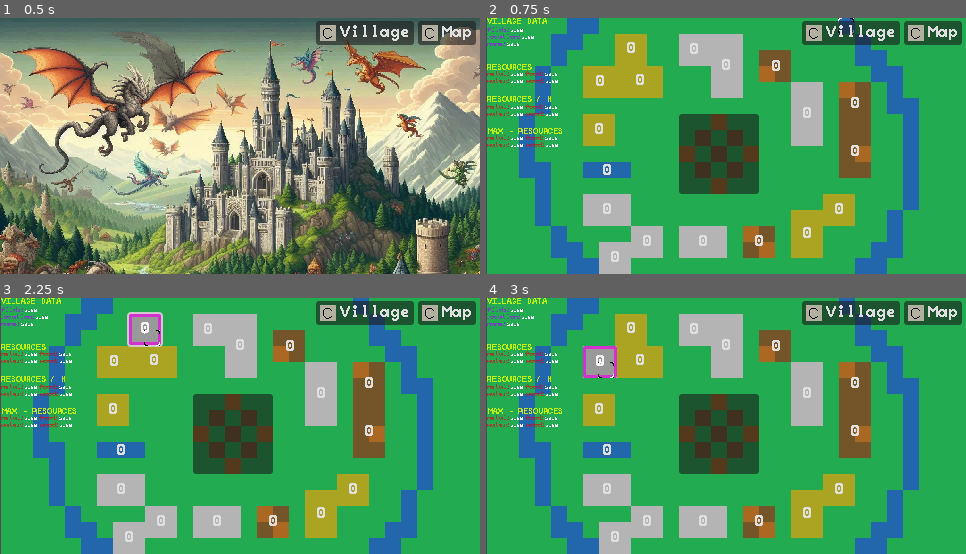
Above: before the commit, frames 1-4 (two rows, left to right).
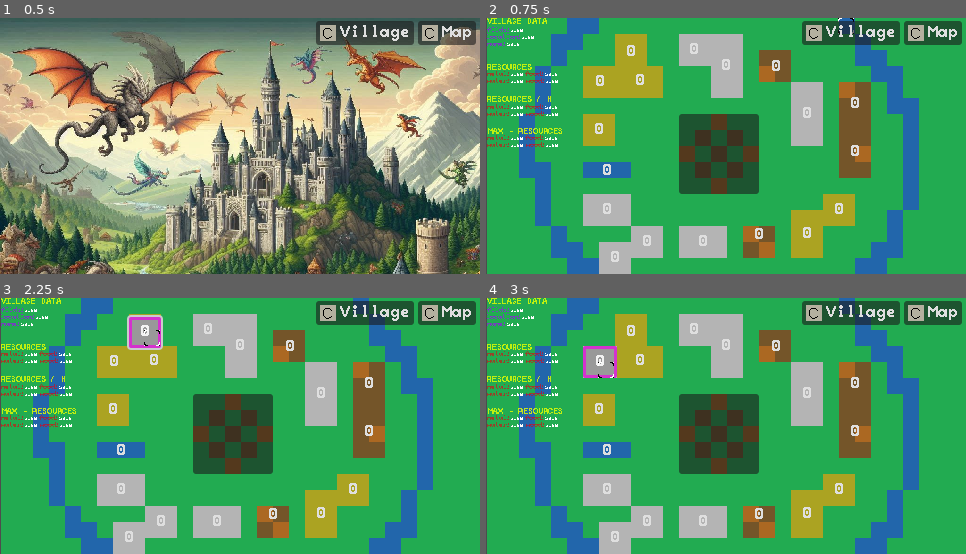
Above: after the commit, the same moments.

Repository: erperezm/travianami
Game: Godot game, scene res://scenes/travianami.tscn
Two runs of this game, one before a commit and one after it. Both use one fixed random seed, a clock stepped at 60 frames per second and the inputs below.
Inputs:
- Up to frame 1 (0.5 s): no input
- Up to frame 2 (0.75 s): click "Village" at 0.5 s
- Up to frame 3 (2.25 s): click "Village" at 1.25 s; click "0" at 2 s
- Up to frame 4 (3 s): click "0" at 2.75 s

Frame 1 is identical in both runs. In frame 2, 0.1% of the frame differs, in the area x 29-58%, y 9-90%; in frame 3, 0.5%, in the area x 26-58%, y 5-90%; in frame 4, 0.1%.
Error in both runs: Invalid access to property or key 'message' on a base object of type 'Nil'. (res://scripts/http_request.gd:33)

Commit message:
Refactor: Changing the way the fields update

Diff:
--- a/project.godot
+++ b/project.godot
@@ -18,6 +18,7 @@
 
 [autoload]
 
+ENV="*res://scripts/loader.gd"
 HttpRequest_G="*res://scripts/http_request.gd"
 
 [display]
--- a/scenes/village_view.tscn
+++ b/scenes/village_view.tscn
@@ -381,13 +381,14 @@
 
 [node name="field1" type="Button" parent="field"]
 offset_left = 129.0
-offset_top = 16.0
+offset_top = 19.0
 offset_right = 161.0
-offset_bottom = 47.0
+offset_bottom = 50.0
 mouse_default_cursor_shape = 2
 theme = ExtResource("5_m6pbj")
 theme_override_styles/hover = SubResource("StyleBoxFlat_wjeuq")
 text = "0"
+metadata/index = 1
 
 [node name="field2" type="Button" parent="field"]
 clip_contents = true
@@ -401,6 +402,7 @@
 theme_override_constants/outline_size = 0
 theme_override_styles/hover = SubResource("StyleBoxFlat_j7bv7")
 text = "0"
+metadata/index = 2
 
 [node name="field3" type="Button" parent="field"]
 clip_contents = true
@@ -414,6 +416,7 @@
 theme_override_constants/outline_size = 0
 theme_override_styles/hover = SubResource("StyleBoxFlat_j7bv7")
 text = "0"
+metadata/index = 3
 
 [node name="field4" type="Button" parent="field"]
 clip_contents = true
@@ -427,6 +430,7 @@
 theme_override_constants/outline_size = 0
 theme_override_styles/hover = SubResource("StyleBoxFlat_j7bv7")
 text = "0"
+metadata/index = 4
 
 [node name="field5" type="Button" parent="field"]
 clip_contents = true
@@ -440,6 +444,7 @@
 theme_override_constants/outline_size = 0
 theme_override_styles/hover = SubResource("StyleBoxFlat_j7bv7")
 text = "0"
+metadata/index = 5
 
 [node name="field6" type="Button" parent="field"]
 clip_contents = true
@@ -453,6 +458,7 @@
 theme_override_constants/outline_size = 0
 theme_override_styles/hover = SubResource("StyleBoxFlat_j7bv7")
 text = "0"
+metadata/index = 6
 
 [node name="field7" type="Button" parent="field"]
 clip_contents = true
@@ -466,6 +472,7 @@
 theme_override_constants/outline_size = 0
 theme_override_styles/hover = SubResource("StyleBoxFlat_j7bv7")
 text = "0"
+metadata/index = 7
 
 [node name="field8" type="Button" parent="field"]
 clip_contents = true
@@ -479,6 +486,7 @@
 theme_override_constants/outline_size = 0
 theme_override_styles/hover = SubResource("StyleBoxFlat_j7bv7")
 text = "0"
+metadata/index = 8
 
 [node name="field9" type="Button" parent="field"]
 clip_contents = true
@@ -492,6 +500,7 @@
 theme_override_constants/outline_size = 0
 theme_override_styles/hover = SubResource("StyleBoxFlat_j7bv7")
 text = "0"
+metadata/index = 9
 
 [node name="field10" type="Button" parent="field"]
 clip_contents = true
@@ -505,6 +514,7 @@
 theme_override_constants/outline_size = 0
 theme_override_styles/hover = SubResource("StyleBoxFlat_j7bv7")
 text = "0"
+metadata/index = 10
 
 [node name="field11" type="Button" parent="field"]
 clip_contents = true
@@ -518,6 +528,7 @@
 theme_override_constants/outline_size = 0
 theme_override_styles/hover = SubResource("StyleBoxFlat_j7bv7")
 text = "0"
+metadata/index = 11
 
 [node name="field12" type="Button" parent="field"]
 clip_contents = true
@@ -531,6 +542,7 @@
 theme_override_constants/outline_size = 0
 theme_override_styles/hover = SubResource("StyleBoxFlat_j7bv7")
 text = "0"
+metadata/index = 12
 
 [node name="field13" type="Button" parent="field"]
 clip_contents = true
@@ -544,6 +556,7 @@
 theme_override_constants/outline_size = 0
 theme_override_styles/hover = SubResource("StyleBoxFlat_j7bv7")
 text = "0"
+metadata/index = 13
 
 [node name="field14" type="Button" parent="field"]
 clip_contents = true
@@ -557,6 +570,7 @@
 theme_override_constants/outline_size = 0
 theme_override_styles/hover = SubResource("StyleBoxFlat_j7bv7")
 text = "0"
+metadata/index = 14
 
 [node name="field15" type="Button" parent="field"]
 clip_contents = true
@@ -570,6 +584,7 @@
 theme_override_constants/outline_size = 0
 theme_override_styles/hover = SubResource("StyleBoxFlat_j7bv7")
 text = "0"
+metadata/index = 15
 
 [node name="field16" type="Button" parent="field"]
 clip_contents = true
@@ -583,6 +598,7 @@
 theme_override_constants/outline_size = 0
 theme_override_styles/hover = SubResource("StyleBoxFlat_j7bv7")
 text = "0"
+metadata/index = 16
 
 [node name="field17" type="Button" parent="field"]
 clip_contents = true
@@ -596,19 +612,21 @@
 theme_override_constants/outline_size = 0
 theme_override_styles/hover = SubResource("StyleBoxFlat_j7bv7")
 text = "0"
+metadata/index = 17
 
 [node name="field18" type="Button" parent="field"]
 clip_contents = true
 offset_left = 257.0
-offset_top = 208.0
+offset_top = 201.0
 offset_right = 289.0
-offset_bottom = 240.0
-mouse_filter = 1
-mouse_default_cursor_shape = 2
-theme = ExtResource("5_m6pbj")
-theme_override_constants/outline_size = 0
-theme_override_styles/hover = SubResource("StyleBoxFlat_j7bv7")
-text = "0"
+offset_bottom = 233.0
+mouse_filter = 1
+mouse_default_cursor_shape = 2
+theme = ExtResource("5_m6pbj")
+theme_override_constants/outline_size = 0
+theme_override_styles/hover = SubResource("StyleBoxFlat_j7bv7")
+text = "0"
+metadata/index = 18
 
 [node name="MouseGridSelected" type="Sprite2D" parent="."]
 z_index = 7
@@ -616,21 +634,21 @@
 texture = ExtResource("7_8q1pi")
 
 [connection signal="pressed" from="Settlement/settlement" to="Settlement/settlement" method="_on_pressed"]
-[connection signal="pressed" from="field/field1" to="field" method="_on_field_1_pressed"]
-[connection signal="pressed" from="field/field2" to="field" method="_on_field_2_pressed"]
-[connection signal="pressed" from="field/field3" to="field" method="_on_field_3_pressed"]
-[connection signal="pressed" from="field/field4" to="field" method="_on_field_4_pressed"]
-[connection signal="pressed" from="field/field5" to="field" method="_on_field_5_pressed"]
-[connection signal="pressed" from="field/field6" to="field" method="_on_field_6_pressed"]
-[connection signal="pressed" from="field/field7" to="field" method="_on_field_7_pressed"]
-[connection signal="pressed" from="field/field8" to="field" method="_on_field_8_pressed"]
-[connection signal="pressed" from="field/field9" to="field" method="_on_field_9_pressed"]
-[connection signal="pressed" from="field/field10" to="field" method="_on_field_10_pressed"]
-[connection signal="pressed" from="field/field11" to="field" method="_on_field_11_pressed"]
-[connection signal="pressed" from="field/field12" to="field" method="_on_field_12_pressed"]
-[connection signal="pressed" from="field/field13" to="field" method="_on_field_13_pressed"]
-[connection signal="pressed" from="field/field14" to="field" method="_on_field_14_pressed"]
-[connection signal="pressed" from="field/field15" to="field" method="_on_field_15_pressed"]
-[connection signal="pressed" from="field/field16" to="field" method="_on_field_16_pressed"]
-[connection signal="pressed" from="field/field17" to="field" method="_on_field_17_pressed"]
-[connection signal="pressed" from="field/field18" to="field" method="_on_field_18_pressed"]
+[connection signal="pressed" from="field/field1" to="field" method="_on_field_1_pressed" flags=18]
+[connection signal="pressed" from="field/field2" to="field" method="_on_field_2_pressed" flags=18]
+[connection signal="pressed" from="field/field3" to="field" method="_on_field_3_pressed" flags=18]
+[connection signal="pressed" from="field/field4" to="field" method="_on_field_4_pressed" flags=18]
+[connection signal="pressed" from="field/field5" to="field" method="_on_field_5_pressed" flags=18]
+[connection signal="pressed" from="field/field6" to="field" method="_on_field_6_pressed" flags=18]
+[connection signal="pressed" from="field/field7" to="field" method="_on_field_7_pressed" flags=18]
+[connection signal="pressed" from="field/field8" to="field" method="_on_field_8_pressed" flags=18]
+[connection signal="pressed" from="field/field9" to="field" method="_on_field_9_pressed" flags=18]
+[connection signal="pressed" from="field/field10" to="field" method="_on_field_10_pressed" flags=18]
+[connection signal="pressed" from="field/field11" to="field" method="_on_field_11_pressed" flags=18]
+[connection signal="pressed" from="field/field12" to="field" method="_on_field_12_pressed" flags=18]
+[connection signal="pressed" from="field/field13" to="field" method="_on_field_13_pressed" flags=18]
+[connection signal="pressed" from="field/field14" to="field" method="_on_field_14_pressed" flags=18]
+[connection signal="pressed" from="field/field15" to="field" method="_on_field_15_pressed" flags=18]
+[connection signal="pressed" from="field/field16" to="field" method="_on_field_16_pressed" flags=18]
+[connection signal="pressed" from="field/field17" to="field" method="_on_field_17_pressed" flags=18]
+[connection signal="pressed" from="field/field18" to="field" method="_on_field_18_pressed" flags=18]
--- a/scripts/fields_update.gd
+++ b/scripts/fields_update.gd
@@ -1,183 +1,119 @@
 extends Node
 
-#region buttons
+#Parent node (all buttons container)
+@onready var fields_parent_node = $"."
+var player_village = null
 
-@onready var field_1: Button = $field1
-@onready var field_2: Button = $field2
-@onready var field_3: Button = $field3
-@onready var field_4: Button = $field4
-@onready var field_5: Button = $field5
-@onready var field_6: Button = $field6
-@onready var field_7: Button = $field7
-@onready var field_8: Button = $field8
-@onready var field_9: Button = $field9
-@onready var field_10: Button = $field10
-@onready var field_11: Button = $field11
-@onready var field_12: Button = $field12
-@onready var field_13: Button = $field13
-@onready var field_14: Button = $field14
-@onready var field_15: Button = $field15
-@onready var field_16: Button = $field16
-@onready var field_17: Button = $field17
-@onready var field_18: Button = $field18
-#endregion
+func _ready() -> void:
+	continuous_timer()
+
+# Infinite timer. Deamon for update village data in {WAIT_TIME_INTERVAL} time.
+const WAIT_TIME_INTERVAL = 2
+func continuous_timer() -> void:
+	var timer = Timer.new()
+	timer.wait_time = WAIT_TIME_INTERVAL
+	timer.autostart = true
+	timer.one_shot = false
+	add_child(timer)
+	timer.timeout.connect(_on_continuous_timer_timeout)
+func _on_continuous_timer_timeout():
+	if(HttpRequest_G.loaded):
+		player_village = HttpRequest_G.villages[ENV.SETTLEMENT_INDEX]
+		set_resource_level()
+
+# Iterate over all --field button nodes-- setting [level] and [tooltip] text
+func set_resource_level():
+	if player_village:
+		var field_button_index = 0
+		var field = null
+
+		# Iterate over all 18 field buttons
+		for field_button in fields_parent_node.get_children():
+			if field_button is Button:
+				field = player_village.field.resources[field_button_index]
+
+				field_button.text = str(field.level)
+				field_button.tooltip_text = "APH:" + str(field.amountPerHour).split(".", true, 0)[0]
+
+				field_button_index +=1
+
+# Update field level  [requested by buttons]
+func update_resource_field(field_button: BaseButton) -> void:
+	if player_village:
+		var field_button_index = field_button.get_meta("index")
+
+		HttpRequest_G.p_request(player_village.Id, player_village.field.resources[field_button_index].Id)
 
 
-func _ready() -> void:
-	set_resource_level()
-
-var wait3s = false
-func _process(delta: float) -> void:
-	if(HttpRequest_G.loaded):
-		if wait3s:
-		#print("waiting  seconds")
-			return
-		else:
-			wait3s = true
-			await get_tree().create_timer(1.0).timeout # wait for 1 second
-			set_resource_level()
-			print("se actualizo la villa de nuevo")
-			wait3s = false
-
-func set_resource_level():
-	if HttpRequest_G.loaded:
-		field_1.text = str(HttpRequest_G.villages[3].field.resources[0].level)
-		field_1.tooltip_text = "APH:" + str(HttpRequest_G.villages[3].field.resources[0].amountPerHour).split(".", true, 0)[0]
-
-		field_2.text = str(HttpRequest_G.villages[3].field.resources[1].level)
-		field_2.tooltip_text = "APH:" + str(HttpRequest_G.villages[3].field.resources[1].amountPerHour).split(".", true, 0)[0]
-
-		field_3.text = str(HttpRequest_G.villages[3].field.resources[2].level)
-		field_3.tooltip_text = "APH:" + str(HttpRequest_G.villages[3].field.resources[2].amountPerHour).split(".", true, 0)[0]
-
-		field_4.text = str(HttpRequest_G.villages[3].field.resources[3].level)
-		field_4.tooltip_text = "APH:" + str(HttpRequest_G.villages[3].field.resources[3].amountPerHour).split(".", true, 0)[0]
-
-		field_5.text = str(HttpRequest_G.villages[3].field.resources[4].level)
-		field_5.tooltip_text = "APH:" + str(HttpRequest_G.villages[3].field.resources[4].amountPerHour).split(".", true, 0)[0]
-
-		field_6.text = str(HttpRequest_G.villages[3].field.resources[5].level)
-		field_6.tooltip_text = "APH:" + str(HttpRequest_G.villages[3].field.resources[5].amountPerHour).split(".", true, 0)[0]
-
-		field_7.text = str(HttpRequest_G.villages[3].field.resources[6].level)
-		field_7.tooltip_text = "APH:" + str(HttpRequest_G.villages[3].field.resources[6].amountPerHour).split(".", true, 0)[0]
-
-		field_8.text = str(HttpRequest_G.villages[3].field.resources[7].level)
-		field_8.tooltip_text = "APH:" + str(HttpRequest_G.villages[3].field.resources[7].amountPerHour).split(".", true, 0)[0]
-
-		field_9.text = str(HttpRequest_G.villages[3].field.resources[8].level)
-		field_9.tooltip_text = "APH:" + str(HttpRequest_G.villages[3].field.resources[8].amountPerHour).split(".", true, 0)[0]
-
-		field_10.text = str(HttpRequest_G.villages[3].field.resources[9].level)
-		field_10.tooltip_text = "APH:" + str(HttpRequest_G.villages[3].field.resources[9].amountPerHour).split(".", true, 0)[0]
-
-		field_11.text = str(HttpRequest_G.villages[3].field.resources[10].level)
-		field_11.tooltip_text = "APH:" + str(HttpRequest_G.villages[3].field.resources[10].amountPerHour).split(".", true, 0)[0]
-
-		field_12.text = str(HttpRequest_G.villages[3].field.resources[11].level)
-		field_12.tooltip_text = "APH:" + str(HttpRequest_G.villages[3].field.resources[11].amountPerHour).split(".", true, 0)[0]
-
-		field_13.text = str(HttpRequest_G.villages[3].field.resources[12].level)
-		field_13.tooltip_text = "APH:" + str(HttpRequest_G.villages[3].field.resources[12].amountPerHour).split(".", true, 0)[0]
-
-		field_14.text = str(HttpRequest_G.villages[3].field.resources[13].level)
-		field_14.tooltip_text = "APH:" + str(HttpRequest_G.villages[3].field.resources[13].amountPerHour).split(".", true, 0)[0]
-
-		field_15.text = str(HttpRequest_G.villages[3].field.resources[14].level)
-		field_15.tooltip_text = "APH:" + str(HttpRequest_G.villages[3].field.resources[14].amountPerHour).split(".", true, 0)[0]
-
-		field_16.text = str(HttpRequest_G.villages[3].field.resources[15].level)
-		field_16.tooltip_text = "APH:" + str(HttpRequest_G.villages[3].field.resources[15].amountPerHour).split(".", true, 0)[0]
-
-		field_17.text = str(HttpRequest_G.villages[3].field.resources[16].level)
-		field_17.tooltip_text = "APH:" + str(HttpRequest_G.villages[3].field.resources[16].amountPerHour).split(".", true, 0)[0]
-
-		field_18.text = str(HttpRequest_G.villages[3].field.resources[17].level)
-		field_18.tooltip_text = "APH:" + str(HttpRequest_G.villages[3].field.resources[17].amountPerHour).split(".", true, 0)[0]
-
-func _on_field_1_pressed() -> void:
-	HttpRequest_G.p_request(HttpRequest_G.villages[3].Id,HttpRequest_G.villages[3].field.resources[0].Id)
-	set_resource_level()
-
-func _on_field_2_pressed() -> void:
-	HttpRequest_G.p_request(HttpRequest_G.villages[3].Id,HttpRequest_G.villages[3].field.resources[1].Id)
-	set_resource_level()
-
-func _on_field_3_pressed() -> void:
-	HttpRequest_G.p_request(HttpRequest_G.villages[3].Id,HttpRequest_G.villages[3].field.resources[2].Id)
-	set_resource_level()
+#region update field signal recived from villagge button fields
+func _on_field_1_pressed(source: BaseButton) -> void:
+	update_resource_field(source)
 
 
-func _on_field_4_pressed() -> void:
-	HttpRequest_G.p_request(HttpRequest_G.villages[3].Id,HttpRequest_G.villages[3].field.resources[3].Id)
-	set_resource_level()
+func _on_field_2_pressed(source: BaseButton) -> void:
+	update_resource_field(source)
 
 
-func _on_field_5_pressed() -> void:
-	HttpRequest_G.p_request(HttpRequest_G.villages[3].Id,HttpRequest_G.villages[3].field.resources[4].Id)
-	set_resource_level()
+func _on_field_3_pressed(source: BaseButton) -> void:
+	update_resource_field(source)
 
 
-func _on_field_6_pressed() -> void:
-	HttpRequest_G.p_request(HttpRequest_G.villages[3].Id,HttpRequest_G.villages[3].field.resources[5].Id)
-	set_resource_level()
+func _on_field_4_pressed(source: BaseButton) -> void:
+	update_resource_field(source)
 
 
-func _on_field_7_pressed() -> void:
-	HttpRequest_G.p_request(HttpRequest_G.villages[3].Id,HttpRequest_G.villages[3].field.resources[6].Id)
-	set_resource_level()
+func _on_field_5_pressed(source: BaseButton) -> void:
+	update_resource_field(source)
 
 
-func _on_field_8_pressed() -> void:
-	HttpRequest_G.p_request(HttpRequest_G.villages[3].Id,HttpRequest_G.villages[3].field.resources[7].Id)
-	set_resource_level()
+func _on_field_6_pressed(source: BaseButton) -> void:
+	update_resource_field(source)
 
 
-func _on_field_9_pressed() -> void:
-	HttpRequest_G.p_request(HttpRequest_G.villages[3].Id,HttpRequest_G.villages[3].field.resources[8].Id)
-	set_resource_level()
+func _on_field_7_pressed(source: BaseButton) -> void:
+	update_resource_field(source)
 
 
-func _on_field_10_pressed() -> void:
-	HttpRequest_G.p_request(HttpRequest_G.villages[3].Id,HttpRequest_G.villages[3].field.resources[9].Id)
-	set_resource_level()
+func _on_field_8_pressed(source: BaseButton) -> void:
+	update_resource_field(source)
 
 
-func _on_field_11_pressed() -> void:
-	HttpRequest_G.p_request(HttpRequest_G.villages[3].Id,HttpRequest_G.villages[3].field.resources[10].Id)
-	set_resource_level()
+func _on_field_9_pressed(source: BaseButton) -> void:
+	update_resource_field(source)
 
 
-func _on_field_12_pressed() -> void:
-	HttpRequest_G.p_request(HttpRequest_G.villages[3].Id,HttpRequest_G.villages[3].field.resources[11].Id)
-	set_resource_level()
+func _on_field_10_pressed(source: BaseButton) -> void:
+	update_resource_field(source)
 
 
-func _on_field_13_pressed() -> void:
-	HttpRequest_G.p_request(HttpRequest_G.villages[3].Id,HttpRequest_G.villages[3].field.resources[12].Id)
-	set_resource_level()
+func _on_field_11_pressed(source: BaseButton) -> void:
+	update_resource_field(source)
 
 
-func _on_field_14_pressed() -> void:
-	HttpRequest_G.p_request(HttpRequest_G.villages[3].Id,HttpRequest_G.villages[3].field.resources[13].Id)
-	set_resource_level()
+func _on_field_12_pressed(source: BaseButton) -> void:
+	update_resource_field(source)
 
 
-func _on_field_15_pressed() -> void:
-	HttpRequest_G.p_request(HttpRequest_G.villages[3].Id,HttpRequest_G.villages[3].field.resources[14].Id)
-	set_resource_level()
+func _on_field_13_pressed(source: BaseButton) -> void:
+	update_resource_field(source)
 
 
-func _on_field_16_pressed() -> void:
-	HttpRequest_G.p_request(HttpRequest_G.villages[3].Id,HttpRequest_G.villages[3].field.resources[15].Id)
-	set_resource_level()
+func _on_field_14_pressed(source: BaseButton) -> void:
+	update_resource_field(source)
 
 
-func _on_field_17_pressed() -> void:
-	HttpRequest_G.p_request(HttpRequest_G.villages[3].Id,HttpRequest_G.villages[3].field.resources[16].Id)
-	set_resource_level()
+func _on_field_15_pressed(source: BaseButton) -> void:
+	update_resource_field(source)
 
 
-func _on_field_18_pressed() -> void:
-	HttpRequest_G.p_request(HttpRequest_G.villages[3].Id,HttpRequest_G.villages[3].field.resources[17].Id)
-	set_resource_level()
+func _on_field_16_pressed(source: BaseButton) -> void:
+	update_resource_field(source)
+
+
+func _on_field_17_pressed(source: BaseButton) -> void:
+	update_resource_field(source)
+
+
+func _on_field_18_pressed(source: BaseButton) -> void:
+	update_resource_field(source)
+#endregion
--- /dev/null
+++ b/scripts/loader.gd
@@ -0,0 +1,4 @@
+extends Node
+
+#Player settlement index
+const SETTLEMENT_INDEX = 3
Not shown, added: scripts/loader.gd.uid
